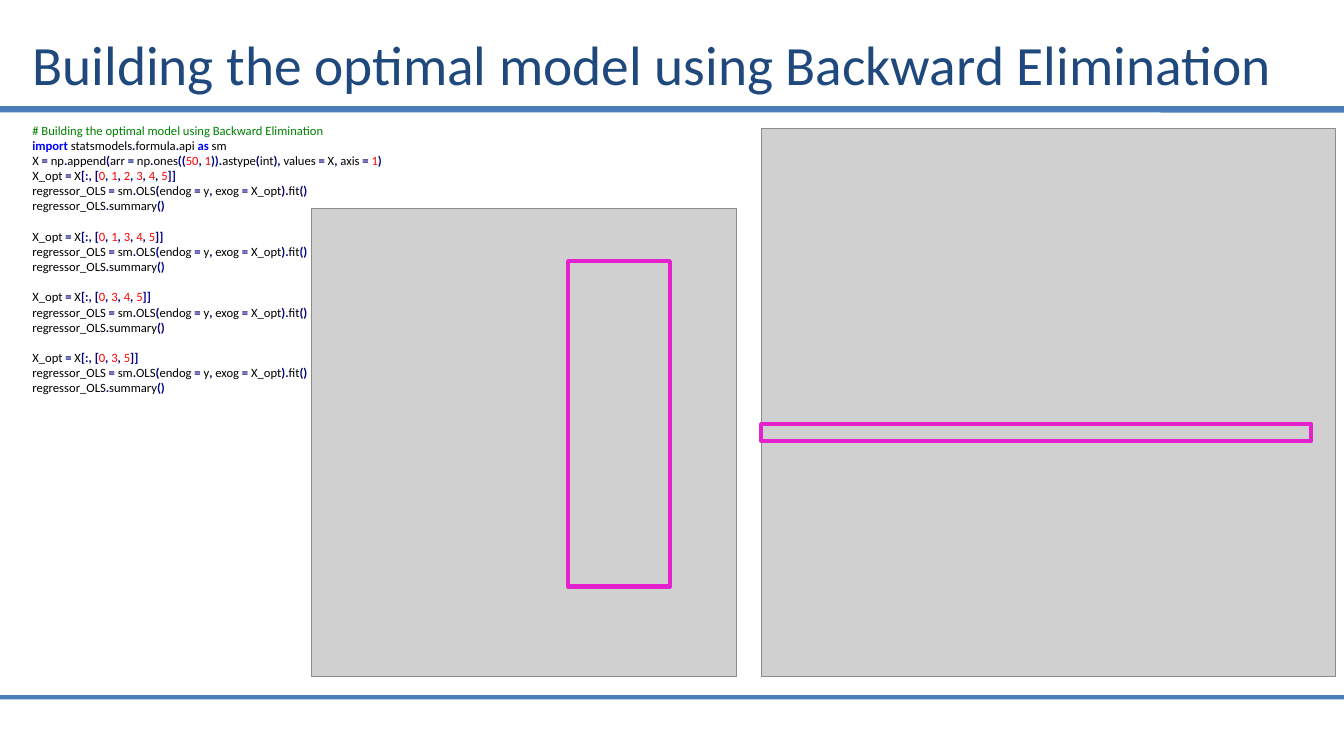
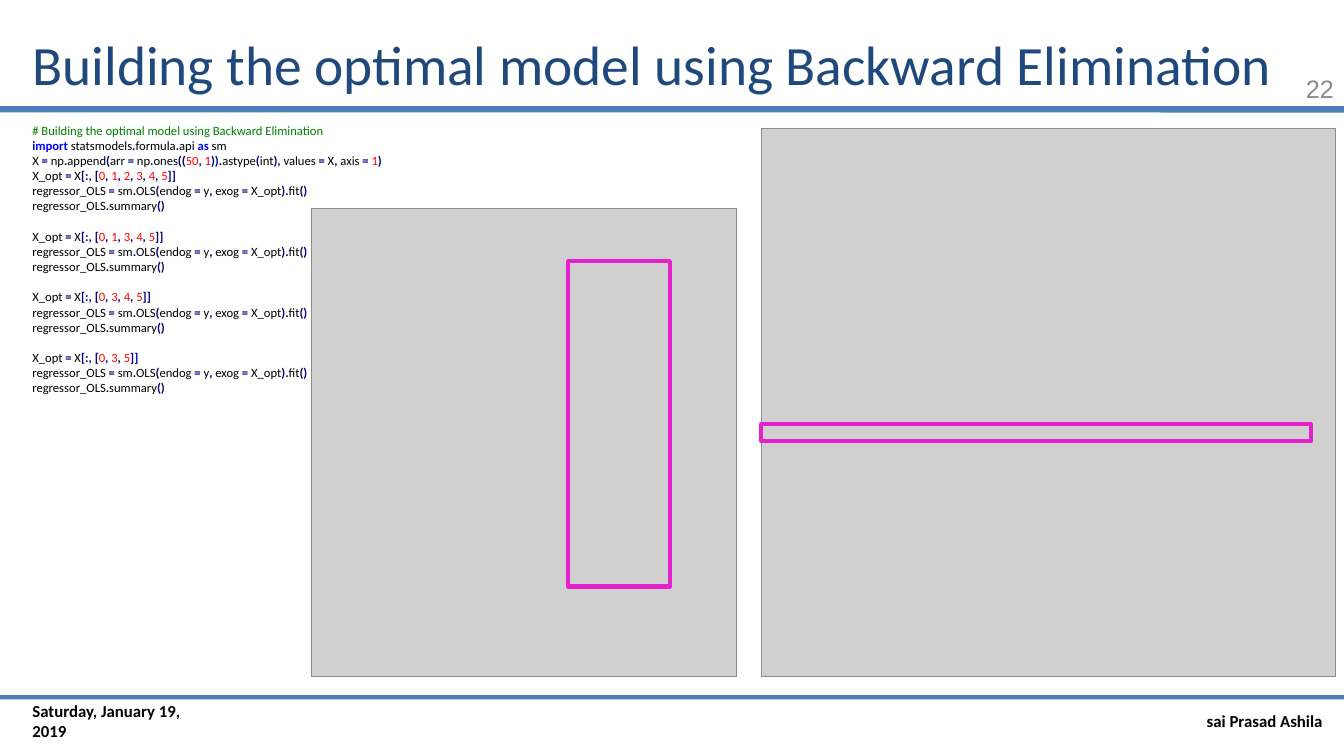
Before and after one commit to saiprasad94/DataSciencePython, a slide deck: slide 22 of Multiple_Linear_Regression/Multiple_linear_Regression.pptx. Drawn at 1344x756 pixels with LibreOffice and Linux fonts; fonts in the diff are those of the drawing; grey boxes stand for pictures. Boxes give left, top, right and bottom in pixels: in the first picture for what was removed or moved away, otherwise in the second. Text is boxed around its words. In the diff, an @@ line names an element or a change of style, - is before the commit and + after.

```diff
--- a/Multiple_Linear_Regression/Multiple_linear_Regression.pptx
+++ b/Multiple_Linear_Regression/Multiple_linear_Regression.pptx
@@ page number added at [1306, 80, 1334, 98], 18 pt, text #8C8C8C @@
+22
@@ text added at [32, 705, 180, 737], 12 pt, text #000000, bold @@
+Saturday, January 19, 2019
@@ text added at [1207, 715, 1322, 727], 12 pt, text #000000, bold @@
+sai Prasad Ashila
```
Also in this commit, not shown: 22 other slides changed, 2 slides added, 2 slides removed, 3 other files.
